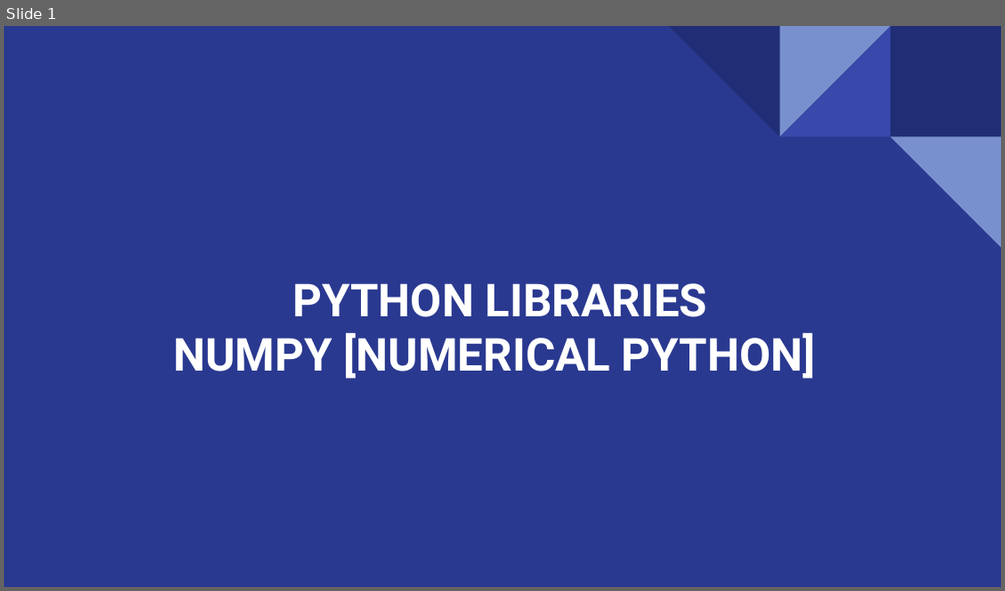
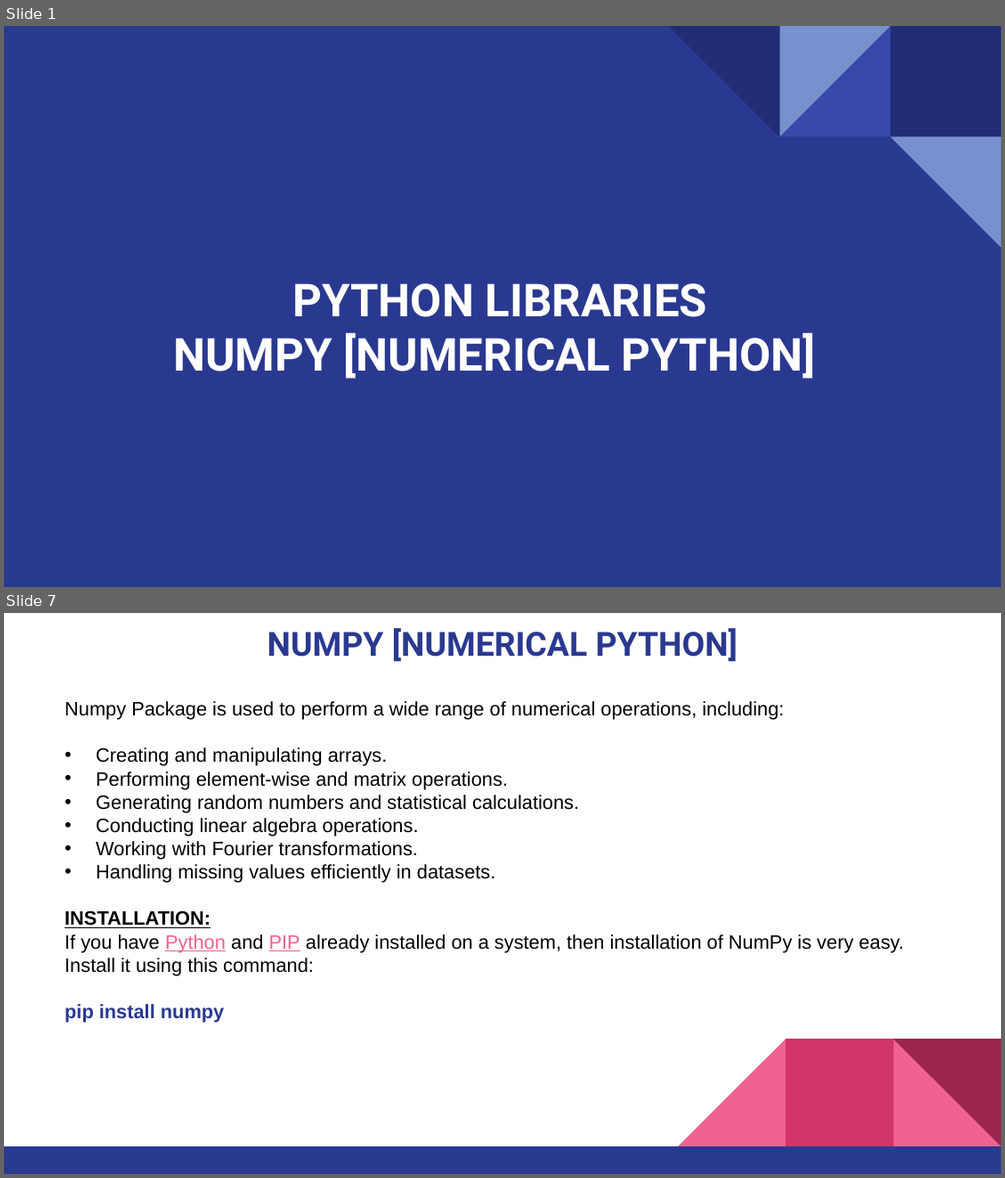
Before and after one commit to NeurocogniAI/ncai-training-program, a slide deck: Week-03/Numpy-Python.pptx. Shown one above the other, each under a label of ours: slide 1 before the commit, slides 1 and 7 after it; the slides between them are not shown. The pictures are 1005x591 and 1005x1178 pixels, drawn with LibreOffice and Linux fonts; fonts in the diff are those of the drawing. Boxes give left, top, right and bottom in pixels: in the first picture for what was removed or moved away, otherwise in the second. Text is boxed around its words. In the diff, an @@ line names an element or a change of style, - is before the commit and + after.

```diff
--- a/Week-03/Numpy-Python.pptx
+++ b/Week-03/Numpy-Python.pptx
@@ slide 7 added at <box>4,613,1001,1174</box>, background #FFFFFF @@
@@ title added at <box>267,628,737,662</box>, 24 pt, text #2A3990, bold @@
+NUMPY [NUMERICAL PYTHON]
@@ text added at <box>65,701,903,1022</box>, 14 pt, text #000000 @@
+Numpy Package is used to perform a wide range of numerical operations, including:
+• Creating and manipulating arrays.
+• Performing element-wise and matrix operations.
+• Generating random numbers and statistical calculations.
+• Conducting linear algebra operations.
+• Working with Fourier transformations.
+• Handling missing values efficiently in datasets.
+INSTALLATION:
+If you have Python and PIP already installed on a system, then installation of NumPy is very easy.
+Install it using this command:
+pip install numpy
@@ group added at <box>4,1038,1001,1174</box>: 3 right triangles, 2 rectangles @@
```
Also in this commit, not shown: 2 slides changed, 11 other slides added, 2 slides removed, 4 other files.
